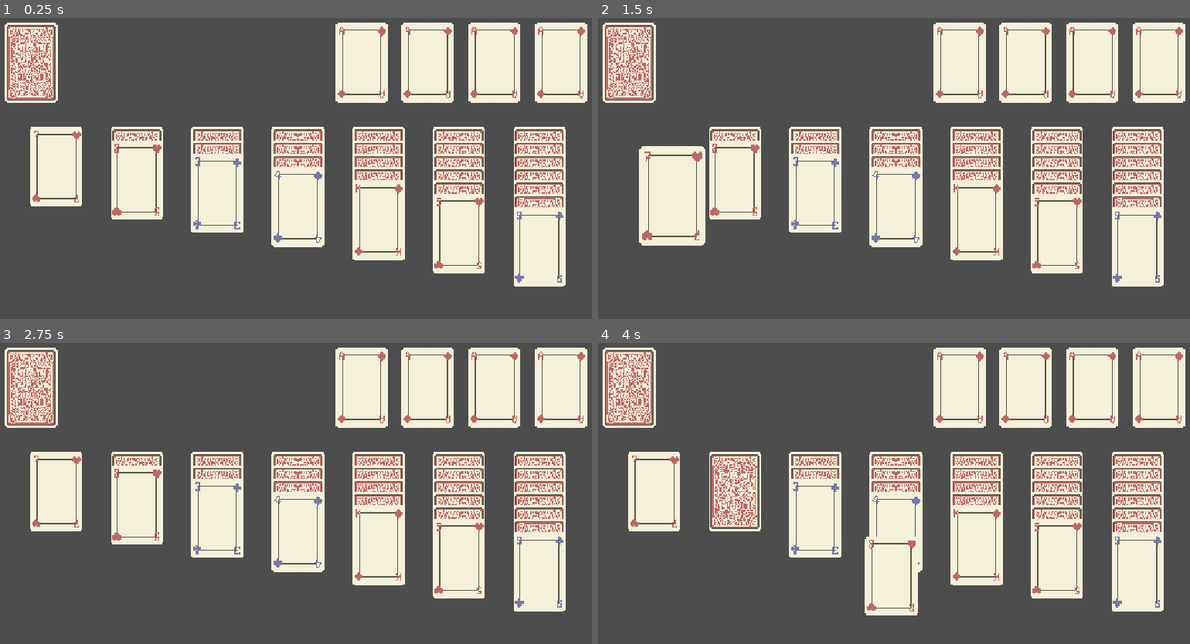
Above: before the commit, frames 1-4 (two rows, left to right).
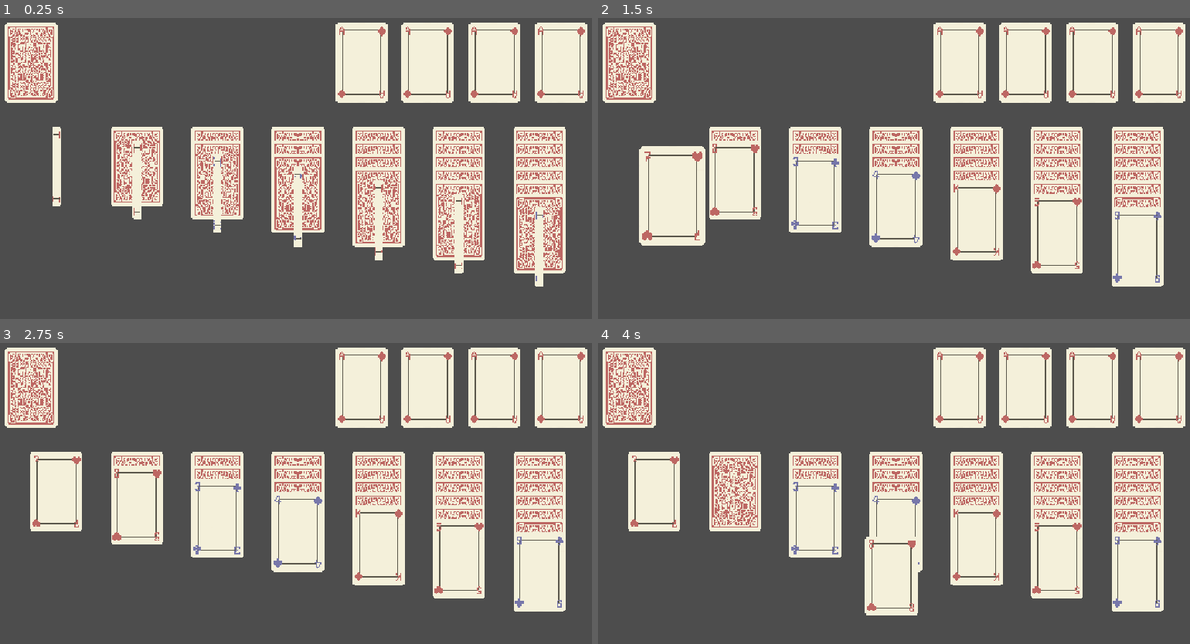
Above: after the commit, the same moments.

Repository: biarog/Paciencia-Maritacas
Game: Godot game, scene res://cenas/mesa_paciencia.tscn
The game is run twice, just before and just after one commit, with the same random seed, the same clock (stepped at 60 frames per second) and the same inputs. This scene is started directly instead of the project's main scene.
Inputs (mouse positions are in pixels of both pictures, inside the frame that each line leads up to):
- Up to frame 1 (0.25 s): no input
- Up to frame 2 (1.5 s): drag from (651, 237) to (734, 165) at 0.52 s; drag from (651, 165) to (734, 237) at 1.27 s
- Up to frame 3 (2.75 s): move the mouse to (65, 502) at 2.02 s; click (65, 502) at 2.17 s
- Up to frame 4 (4 s): drag from (734, 562) to (817, 490) at 2.77 s; drag from (734, 490) to (894, 562) at 3.52 s

The runs differ from the first frame. In frame 1, 9.1% of the frame differs, in the area x 1-96%, y 2-90%; in frame 2, 1.1%; in frame 3, 1.1%; in frame 4, 1.3%.

Commit message:
Adição de animação ao virar a carta
Para facilitar a animação foram modificados os arquivos de imagens das cartas

Diff:
--- a/cenas/carta.tscn
+++ b/cenas/carta.tscn
@@ -1,10 +1,120 @@
-[gd_scene load_steps=4 format=3 uid="uid://2la507ht2ax8"]
+[gd_scene load_steps=8 format=3 uid="uid://2la507ht2ax8"]
 
 [ext_resource type="Script" uid="uid://bn5026ducjhnf" path="res://scripts/carta.gd" id="1_nqtiw"]
 [ext_resource type="Texture2D" uid="uid://dhrrqi8nytgvq" path="res://Assets/Cartas/Cartas_Base.png" id="2_7n1sw"]
+[ext_resource type="Texture2D" uid="uid://c3yignhsebkkk" path="res://Assets/Cartas/CartaVirada.png" id="3_kpb2g"]
 
 [sub_resource type="RectangleShape2D" id="RectangleShape2D_b5ehv"]
 size = Vector2(100, 150)
+
+[sub_resource type="Animation" id="Animation_kpb2g"]
+resource_name = "virar_carta"
+length = 0.37
+tracks/0/type = "value"
+tracks/0/imported = false
+tracks/0/enabled = true
+tracks/0/path = NodePath("SpriteVirada Carta:visible")
+tracks/0/interp = 1
+tracks/0/loop_wrap = true
+tracks/0/keys = {
+"times": PackedFloat32Array(0.00607877, 0.1495, 0.15, 0.27),
+"transitions": PackedFloat32Array(1, 1, 1, 1),
+"update": 1,
+"values": [false, false, true, true]
+}
+tracks/1/type = "value"
+tracks/1/imported = false
+tracks/1/enabled = true
+tracks/1/path = NodePath("Sprite Carta:visible")
+tracks/1/interp = 1
+tracks/1/loop_wrap = true
+tracks/1/keys = {
+"times": PackedFloat32Array(0, 0.1495, 0.15, 0.27),
+"transitions": PackedFloat32Array(1, 1, 1, 1),
+"update": 1,
+"values": [true, true, false, false]
+}
+tracks/2/type = "value"
+tracks/2/imported = false
+tracks/2/enabled = true
+tracks/2/path = NodePath("Sprite Carta:scale")
+tracks/2/interp = 1
+tracks/2/loop_wrap = true
+tracks/2/keys = {
+"times": PackedFloat32Array(0, 0.15, 0.27),
+"transitions": PackedFloat32Array(1, 1, 1),
+"update": 0,
+"values": [Vector2(1, 1), Vector2(0.08, 1), Vector2(1, 1)]
+}
+tracks/3/type = "value"
+tracks/3/imported = false
+tracks/3/enabled = true
+tracks/3/path = NodePath("SpriteVirada Carta:scale")
+tracks/3/interp = 1
+tracks/3/loop_wrap = true
+tracks/3/keys = {
+"times": PackedFloat32Array(0, 0.15, 0.27),
+"transitions": PackedFloat32Array(1, 1, 1),
+"update": 0,
+"values": [Vector2(1, 1), Vector2(0.08, 1), Vector2(1, 1)]
+}
+
+[sub_resource type="Animation" id="Animation_wbn8l"]
+length = 0.001
+tracks/0/type = "value"
+tracks/0/imported = false
+tracks/0/enabled = true
+tracks/0/path = NodePath("SpriteVirada Carta:visible")
+tracks/0/interp = 1
+tracks/0/loop_wrap = true
+tracks/0/keys = {
+"times": PackedFloat32Array(0),
+"transitions": PackedFloat32Array(1),
+"update": 1,
+"values": [false]
+}
+tracks/1/type = "value"
+tracks/1/imported = false
+tracks/1/enabled = true
+tracks/1/path = NodePath("Sprite Carta:visible")
+tracks/1/interp = 1
+tracks/1/loop_wrap = true
+tracks/1/keys = {
+"times": PackedFloat32Array(0),
+"transitions": PackedFloat32Array(1),
+"update": 1,
+"values": [true]
+}
+tracks/2/type = "value"
+tracks/2/imported = false
+tracks/2/enabled = true
+tracks/2/path = NodePath("Sprite Carta:scale")
+tracks/2/interp = 1
+tracks/2/loop_wrap = true
+tracks/2/keys = {
+"times": PackedFloat32Array(0),
+"transitions": PackedFloat32Array(1),
+"update": 0,
+"values": [Vector2(1, 1)]
+}
+tracks/3/type = "value"
+tracks/3/imported = false
+tracks/3/enabled = true
+tracks/3/path = NodePath("SpriteVirada Carta:scale")
+tracks/3/interp = 1
+tracks/3/loop_wrap = true
+tracks/3/keys = {
+"times": PackedFloat32Array(0),
+"transitions": PackedFloat32Array(1),
+"update": 0,
+"values": [Vector2(1, 1)]
+}
+
+[sub_resource type="AnimationLibrary" id="AnimationLibrary_bwo45"]
+_data = {
+&"RESET": SubResource("Animation_wbn8l"),
+&"virar_carta": SubResource("Animation_kpb2g")
+}
 
 [node name="Carta" type="Control"]
 layout_mode = 3
@@ -28,8 +138,14 @@
 texture_filter = 1
 position = Vector2(50, 75)
 texture = ExtResource("2_7n1sw")
-hframes = 14
+hframes = 13
 vframes = 4
+
+[node name="SpriteVirada Carta" type="Sprite2D" parent="."]
+visible = false
+texture_filter = 1
+position = Vector2(50, 75)
+texture = ExtResource("3_kpb2g")
 
 [node name="Area Carta" type="Area2D" parent="."]
 position = Vector2(50, 75)
@@ -37,5 +153,10 @@
 [node name="Colisão Carta" type="CollisionShape2D" parent="Area Carta"]
 shape = SubResource("RectangleShape2D_b5ehv")
 
+[node name="AnimationVirar" type="AnimationPlayer" parent="."]
+libraries = {
+&"": SubResource("AnimationLibrary_bwo45")
+}
+
 [connection signal="mouse_entered" from="Area Carta" to="." method="_on_area_carta_mouse_entered"]
 [connection signal="mouse_exited" from="Area Carta" to="." method="_on_area_carta_mouse_exited"]
--- a/cenas/mesa_paciencia.tscn
+++ b/cenas/mesa_paciencia.tscn
@@ -2,7 +2,7 @@
 
 [ext_resource type="PackedScene" uid="uid://2la507ht2ax8" path="res://cenas/carta.tscn" id="1_itxlh"]
 [ext_resource type="Script" uid="uid://c7ogblp7anxe0" path="res://scripts/controle_paciencia.gd" id="1_xq04u"]
-[ext_resource type="Script" uid="uid://bpxsas7sg38vf" path="res://cenas/controle_deck.gd" id="2_xq04u"]
+[ext_resource type="Script" uid="uid://bpxsas7sg38vf" path="res://scripts/controle_deck.gd" id="2_xq04u"]
 
 [sub_resource type="RectangleShape2D" id="RectangleShape2D_udm32"]
 size = Vector2(130, 444)
--- a/scripts/carta.gd
+++ b/scripts/carta.gd
@@ -15,14 +15,19 @@
 
 func _set_frame(casa_def:int, valor_def:int):
 	var sprite_carta = $"Sprite Carta"
-	if !virada:
-		sprite_carta.frame_coords = Vector2((valor_def-1), casa_def)
-	else:
-		sprite_carta.frame_coords = Vector2((13), 0)
+	sprite_carta.frame_coords = Vector2((valor_def-1), casa_def)
+
+func _set_sprite_virada() -> void:
+	var sprite_virada := $"SpriteVirada Carta"
+	sprite_virada.visible = virada
 
 func virar_carta():
+	var animacao:AnimationPlayer = $AnimationVirar
+	if virada:
+		animacao.play_backwards("virar_carta")
+	else:
+		animacao.play("virar_carta")
 	virada = !virada
-	_set_frame(casa, valor)
 
 func _set_cor():
 	cor = casa % 2
@@ -34,6 +39,7 @@
 	nova_carta.casa = casa_def
 	nova_carta.valor = valor_def
 	nova_carta.virada = virada_def
+	nova_carta._set_sprite_virada()
 	nova_carta._set_frame(casa_def, valor_def)
 	nova_carta._set_cor()
 	return nova_carta
Binary file added: Assets/Cartas/CartaVirada.png
Not shown, added: Assets/Cartas/CartaVirada.png.import
Binary file changed: Assets/Cartas/Cartas_Base.png
Renamed: cenas/controle_deck.gd -> scripts/controle_deck.gd
Renamed: cenas/controle_deck.gd.uid -> scripts/controle_deck.gd.uid
Not shown, added: Assets/Cartas/CartaVirada.png~
Not shown, added: Assets/Cartas/Cartas_Base.png~
